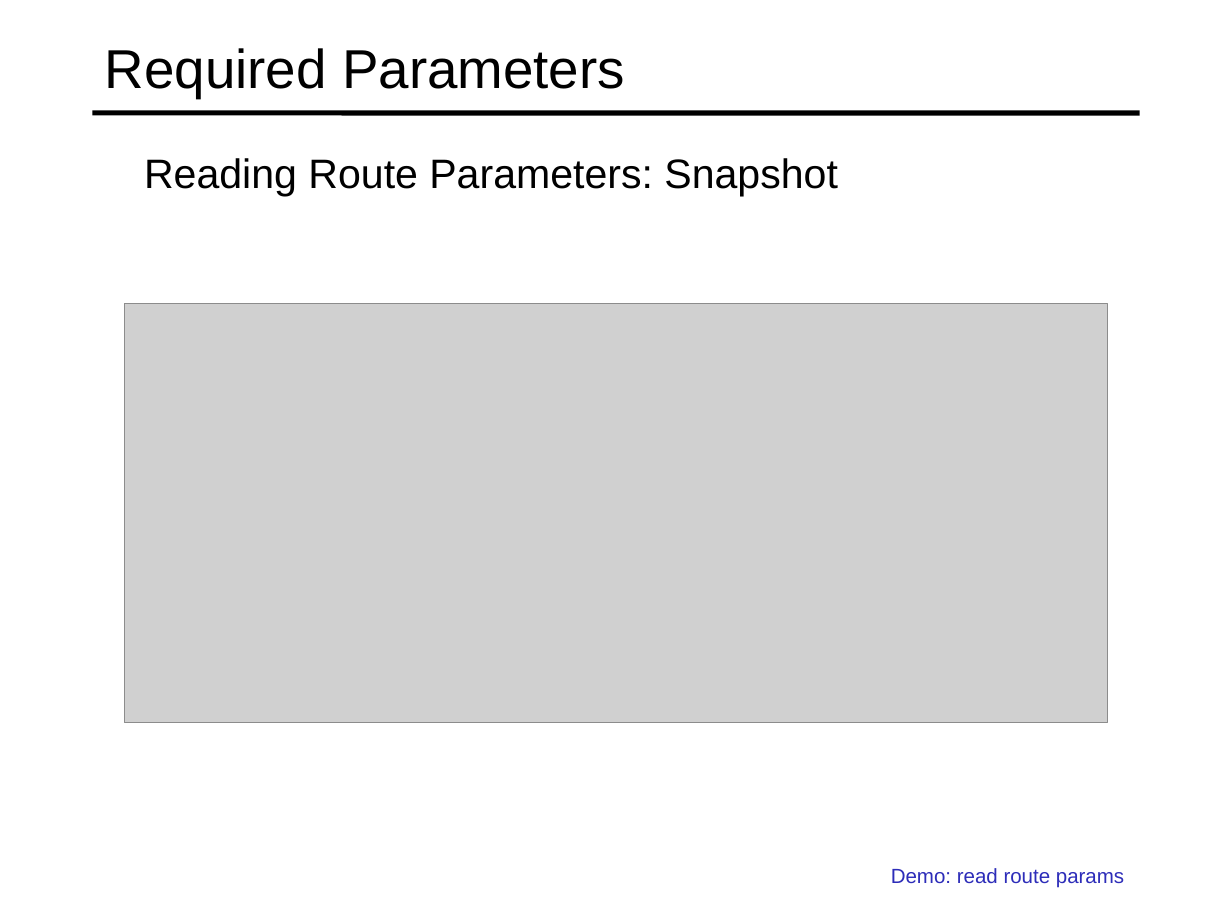
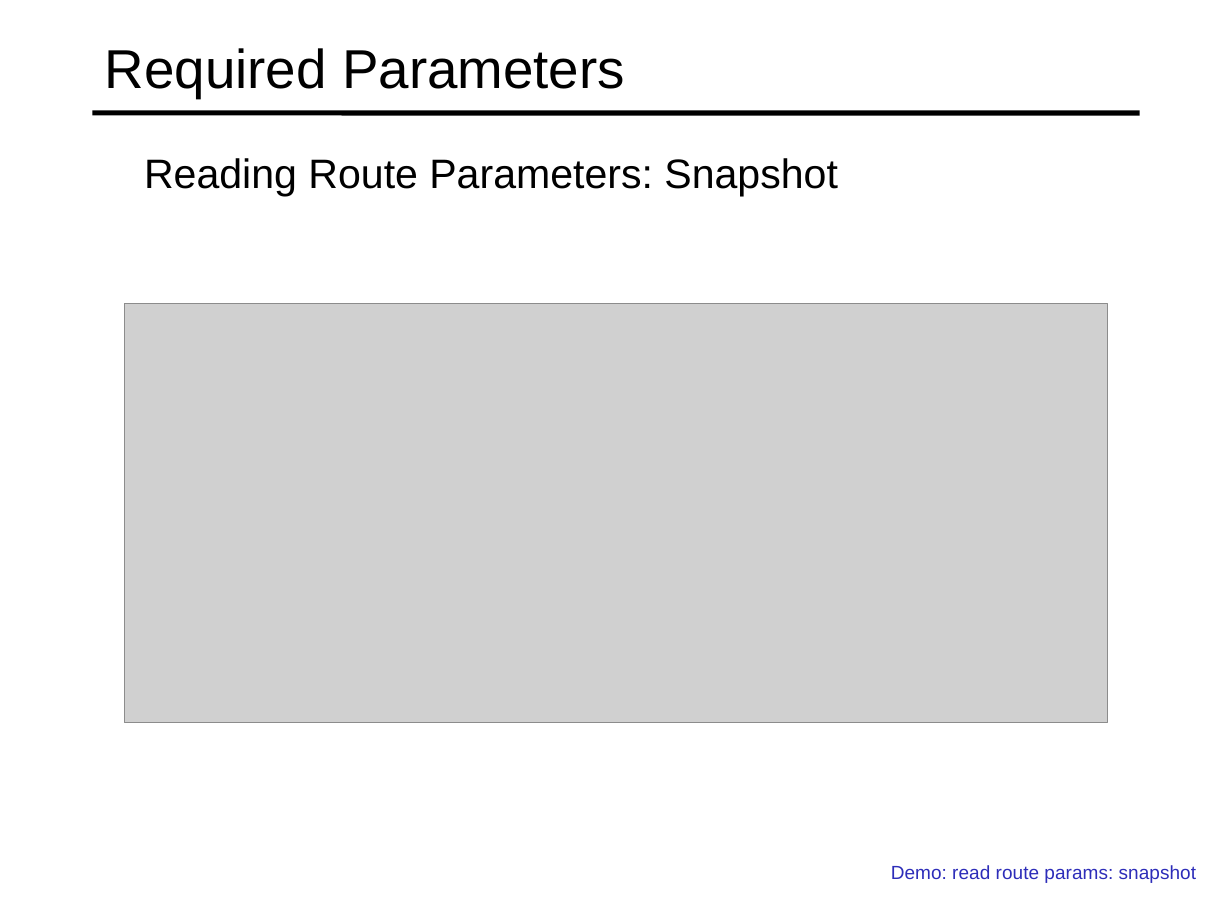
Before and after one commit to specter01wj/Jago_Link_Training, a slide deck: slide 8 of Angular/Angular12/Deep Dive/Angular Routing/3_Route Parameters/L3_Route Parameters.ppt. Drawn at 1232x924 pixels with LibreOffice and Linux fonts; fonts in the diff are those of the drawing; grey boxes stand for pictures. Boxes give left, top, right and bottom in pixels: in the first picture for what was removed or moved away, otherwise in the second. Text is boxed around its words. In the diff, an @@ line names an element or a change of style, - is before the commit and + after.

```diff
--- a/Angular/Angular12/Deep Dive/Angular Routing/3_Route Parameters/L3_Route Parameters.ppt
+++ b/Angular/Angular12/Deep Dive/Angular Routing/3_Route Parameters/L3_Route Parameters.ppt
@@ text at (x1=891, y1=865, x2=1196, y2=883): text changed; size 12 to 11.1 pt @@
-  Demo: read route params
+  Demo: read route params: snapshot
```
Also in this commit, not shown: 2 slides added, 1 other file.
